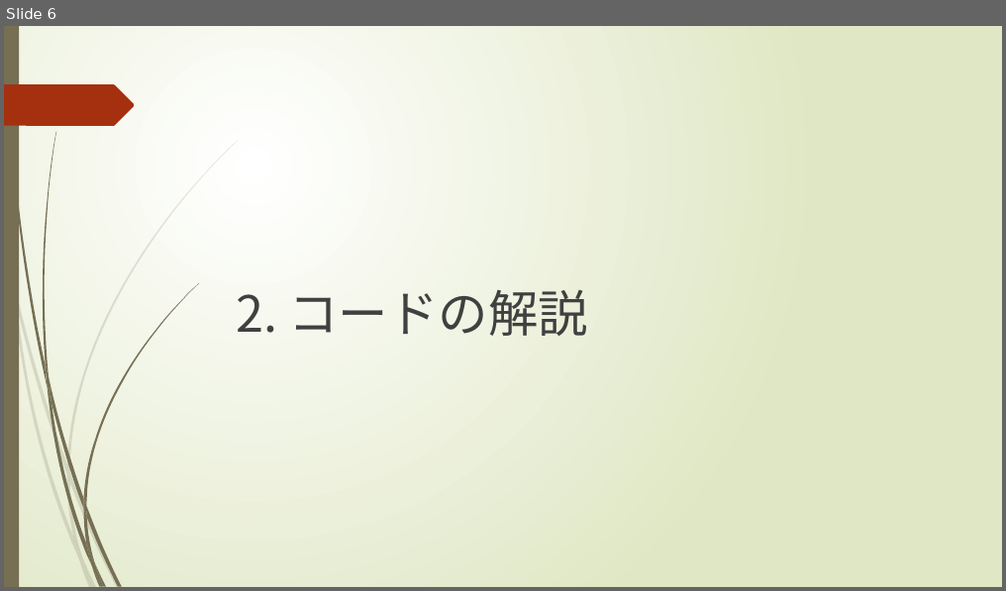
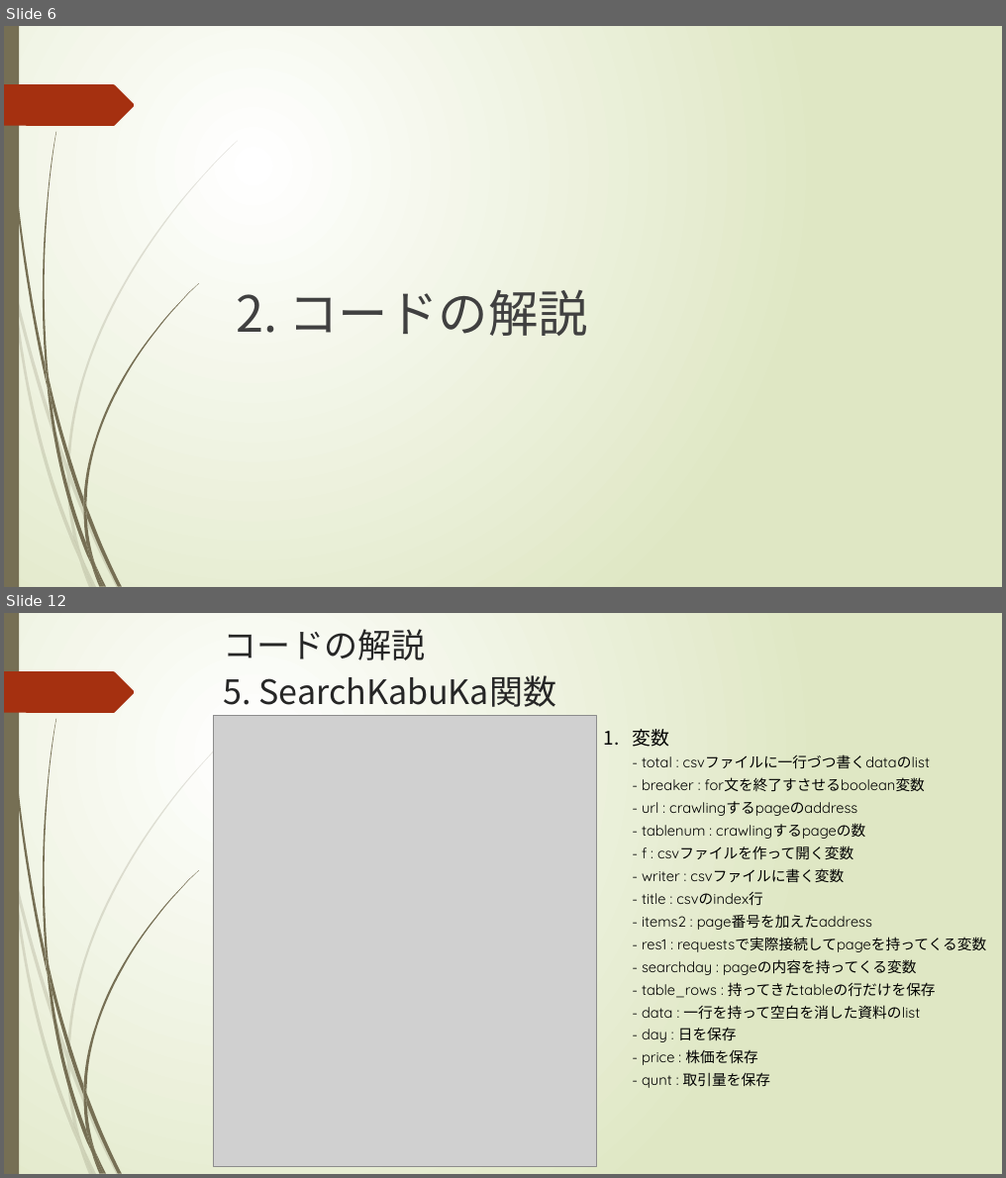
Before and after one commit to SangWooChun714/mirineglobal, a slide deck: crawlingコード解説.pptx. Shown one above the other, each under a label of ours: slide 6 before the commit, slides 6 and 12 after it; the slides between them are not shown. The pictures are 1006x591 and 1006x1178 pixels, drawn with LibreOffice and Linux fonts; fonts in the diff are those of the drawing; grey boxes stand for pictures. Boxes give left, top, right and bottom in pixels: in the first picture for what was removed or moved away, otherwise in the second. Text is boxed around its words. In the diff, an @@ line names an element or a change of style, - is before the commit and + after.

```diff
--- a/crawlingコード解説.pptx
+++ b/crawlingコード解説.pptx
@@ slide 12 added at (4, 613, 1002, 1174), background gradient #FFFFFF to #DFE8C4; not listed: 24 template elements that a slide beside it also shows @@
@@ title added at (224, 629, 557, 707), 32.4 pt, text #262626 @@
+コードの解説
+5. SearchKabuKa関数
@@ picture added at (214, 716, 597, 1167) @@
@@ text added at (632, 729, 986, 1088), 14 pt, text #000000 @@
+1. 変数
+   - total : csvファイルに一行づつ書くdataのlist
+   - breaker : for文を終了すさせるboolean変数
+   - url : crawlingするpageのaddress
+   - tablenum : crawlingするpageの数
+   - f : csvファイルを作って開く変数
+   - writer : csvファイルに書く変数
+   - title : csvのindex行
+   - items2 : page番号を加えたaddress
+   - res1 : requestsで実際接続してpageを持ってくる変数
+   - searchday : pageの内容を持ってくる変数
+   - table_rows : 持ってきたtableの行だけを保存
+   - data : 一行を持って空白を消した資料のlist
+   - day : 日を保存
+   - price : 株価を保存
+   - qunt : 取引量を保存
```
Also in this commit, not shown: 7 slides changed, 5 other slides added, 12 other files.
